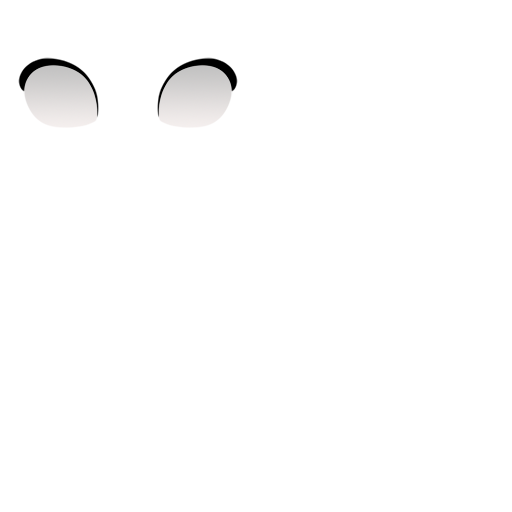
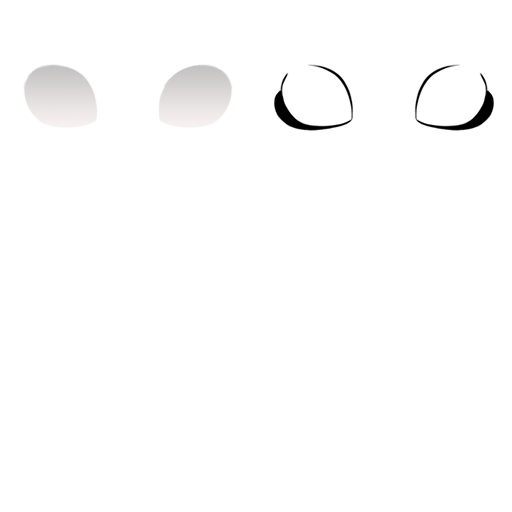
Comparing the layer stacks of the two 512x512 images. Changes:
removed group "auge" (2 layers) over [18,57,238,127]
added layer "Verlaufsfüllung 2 Kopie" above "weiß l" over [18,57,494,131]
renamed "auge l" to "weiß l", moved it out of group "auge", painted on it over [18,57,99,127]
added layer "Verlaufsfüllung 2" above "weiß r" over [18,57,494,131]
renamed "auge r" to "weiß r", moved it out of group "auge", painted on it over [157,57,238,127]
added layer "zu" over [274,64,494,131]
